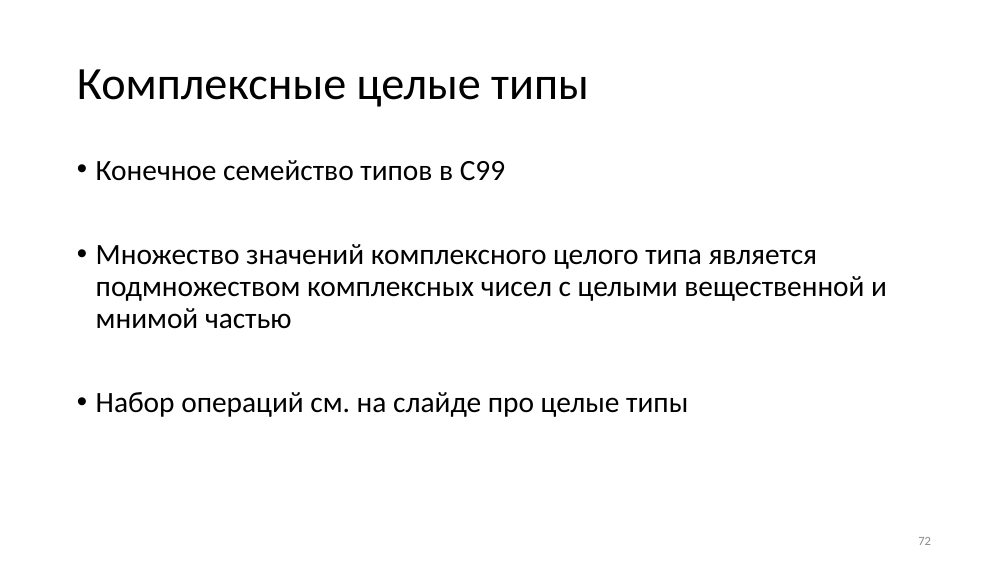
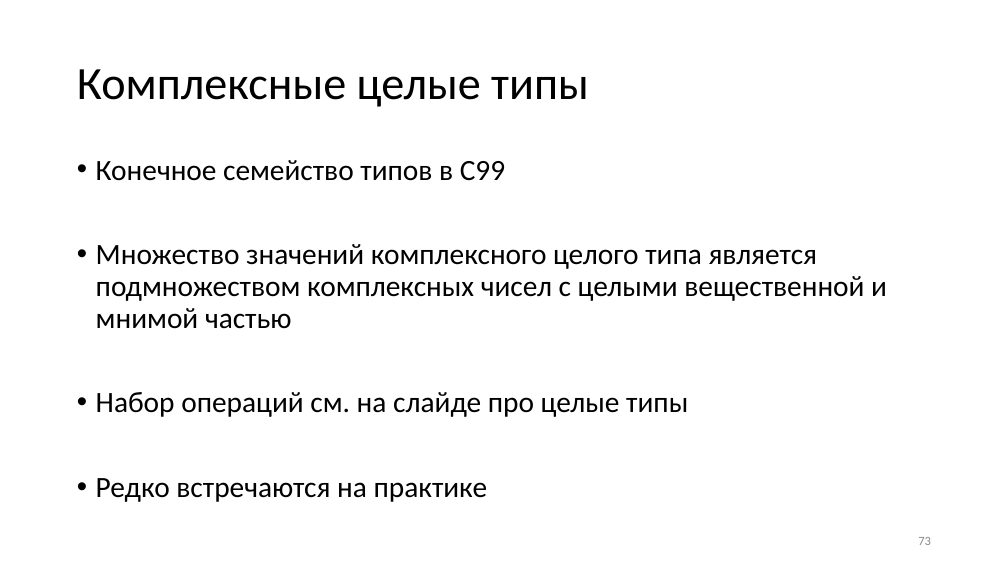
Before and after one commit to Evgueni-Petrov-aka-espetrov/Algorithms-and-Programming-in-C-pptx, a slide deck: slide 73 of 03.5 Типы языка С.pptx (slide 72 before the commit). Drawn at 1008x567 pixels with LibreOffice and Linux fonts; fonts in the diff are those of the drawing. Boxes give left, top, right and bottom in pixels: in the first picture for what was removed or moved away, otherwise in the second. Text is boxed around its words. In the diff, an @@ line names an element or a change of style, - is before the commit and + after.

```diff
--- a/03.5 Типы языка С.pptx
+++ b/03.5 Типы языка С.pptx
@@ text at (96,478,488,502): paragraph added @@
+• Редко встречаются на практике
```
Also in this commit, not shown: 11 other slides changed, 1 slide added.
